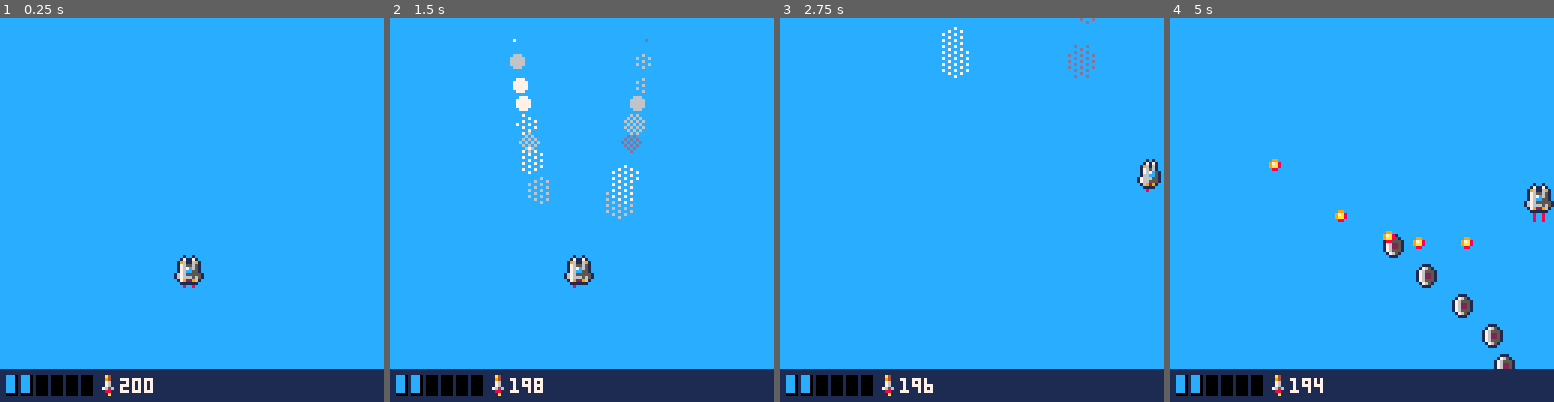
Above: before the commit, frames 1-4 (left to right).
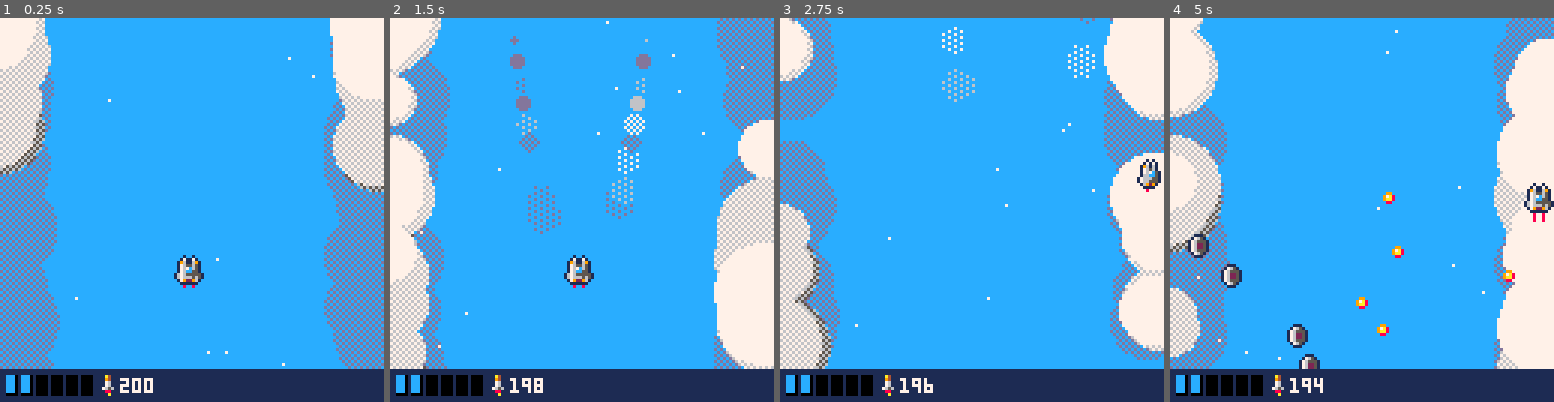
Above: after the commit, the same moments.

Repository: kadoyan/pico-8_shooting
Game: PICO-8 cartridge v_shooting.p8
Two runs of this game, one before a commit and one after it. Both use one fixed random seed, a clock stepped at 60 frames per second and the inputs below.
Inputs:
- Up to frame 1 (0.25 s): no input
- Up to frame 2 (1.5 s): tap X (X key) at 0.33, 1.07 s; tap O (Z key) at 0.7 s
- Up to frame 3 (2.75 s): hold Right 1.6-2.1 s; tap O (Z key) at 1.7, 2.1, 2.5 s; tap X (X key) at 1.85 s; hold Up 2.15-2.42 s; hold Right from 2.47 s (still down)
- Up to frame 4 (5 s): tap O (Z key) every 0.4 s from 2.9 to 4.9 s; tap X (X key) at 2.97, 4.08 s; release Right at 3.03 s; hold Left 3.08-3.58 s; hold Down 3.63-3.97 s; hold Right 4.02-4.68 s; hold Up from 4.73 s (still down)

The runs differ from the first frame. In frame 1, 17% of the frame differs, in the area x 0-100%, y 0-92%; in frame 2, 22%; in frame 3, 19%; in frame 4, 24%.

Commit message:
雲追加

Diff:
--- a/v_shooting.p8
+++ b/v_shooting.p8
@@ -23,19 +23,26 @@
 	"00602,00A02,01002,01402,01A04,01B04,01C04,01D04,01E04,01F04,02004,02104,02204,02304,02404,02504,02604,02704,02804,029 …(393 unchanged characters)…
 	}
 	em_list={}
+	--bg
 end
 
 function _init()
-	poke(0x5F2D,0x1)
+	-- poke(0x5F2D,0x1)
 	game_width=127
-	game_center=flr(game_width/2)
+	game_center=game_width\2
 	game_bottom=117
+	stage=1
 	srand(114)
 	game_init()
 	player = player_obj()
 	player:new()
 	status = game_status()
 	status:new(player)
+	bgcolor={
+		12,0
+	}
+	bg_particles={}
+	bg_clouds=nil
 end
 -- MARK: Update
 function _update60()
@@ -45,6 +52,27 @@
 			em_list=split(all_em_list[1],",",false)
 		end
 	end
+	-- make bg particles
+	if #bg_particles==0 then
+		for i=1,30 do
+			local particle=bgparticle()
+			local c
+			if stage==1 then
+				c=rnd({7,12})
+			elseif stage==2 then
+				c=rnd({7,6,5,13})
+			end
+			particle:new(bg_particles,c)
+		end
+	end
+	if bg_clouds==nil and stage==1 then
+		bg_clouds=bgcloud()
+		bg_clouds:new(20)
+		-- for i=1,30 do
+		-- 	local cloud=bgcloud()
+		-- 	cloud:new(bg_clouds)
+		-- end
+	end
 
 	g_time+=1
 	if g_time%30==0 then
@@ -60,6 +88,13 @@
 	for s in all(smokes) do
 		s:update()
 	end
+	for p in all(bg_particles) do
+		p:update()
+	end
+	-- for c in all(bg_clouds) do
+	-- 	c:update()
+	-- end
+	bg_clouds:update()
 
 	-- MARK: show enemy number
 	-- local key = stat(31)
@@ -103,8 +138,16 @@
 
 -- MARK: Draw
 function _draw()
-	cls(12)
+	-- cls(12)
+	cls(bgcolor[stage])
 	camera()
+	for p in all(bg_particles) do
+		p:draw()
+	end
+	-- for c in all(bg_clouds) do
+	-- 	c:draw()
+	-- end
+	bg_clouds:draw()
 	if player.hit>10 then
 		camera(rnd({1,-1}),rnd({1,-1}))
 	end
@@ -131,8 +174,8 @@
 	end
 	player:draw()
 	status:draw()
-	-- print("idx:"..em_index,1,1,7)
-	-- print("time:"..time())
+	-- print("bgp:"..#bg_particles,1,1,7)
+	-- print("time:"..bg_particles[1].y)
 	-- if em_msg[2]>0 then
 	-- 	color(8)
 	-- 	print(em_msg[1].." added")
@@ -523,17 +566,21 @@
 -- MARK:collision
 function collision(a,b)
 	if a!=nil and b!=nil then
-		local x1_1, y1_1, x2_1, y2_1 = unpack(a.box)
-		local x1_2, y1_2, x2_2, y2_2 = unpack(b.box)
-		local result = not (x2_1 < x1_2 or x1_1 > x2_2 or y2_1 < y1_2 or y1_1 > y2_2)
-		local atk
-		if a.atk!=nil then atk=a.atk end
-		if b.atk!=nil then atk=b.atk end
-		if result then
-			if a.hp!=nil then a.hp-=atk end
-			if b.hp!=nil then b.hp-=atk end
-		end
-		return result
+		if a.y>-4 and b.y>-4 then
+			local x1_1, y1_1, x2_1, y2_1 = unpack(a.box)
+			local x1_2, y1_2, x2_2, y2_2 = unpack(b.box)
+			local result = not (x2_1 < x1_2 or x1_1 > x2_2 or y2_1 < y1_2 or y1_1 > y2_2)
+			local atk
+			if a.atk!=nil then atk=a.atk end
+			if b.atk!=nil then atk=b.atk end
+			if result then
+				if a.hp!=nil then a.hp-=atk end
+				if b.hp!=nil then b.hp-=atk end
+			end
+			return result
+		else
+			return false
+		end
 	else
 		return false
 	end
@@ -597,7 +644,7 @@
 end
 function em_turn(p)
 	p.dx=0
-	if p.y>70 then
+	if p.y>50 then
 		if p.dir==nil then
 			if p.x>player.x then
 				p.dir=-.75
@@ -829,7 +876,7 @@
 		e:new(enemies,id,x,-16)
 	elseif id==1 then
 		local x=rnd({22,game_width-30})
-		for n=1,3 do
+		for n=1,4 do
 			local e=enemy()
 			e:new(enemies,id,x,-10*n)
 			set_item(e,n,3)
@@ -844,7 +891,7 @@
 	elseif id==3 then
 		local x,y,dir=
 		(player.x>game_center) and -8 or game_width,
-		max(10,player.y-30),
+		max(10,player.y-70),
 		(player.x>game_center) and -1 or 1
 		for n=1,5 do
 			local e=enemy()
@@ -939,6 +986,94 @@
 -- 	end
 -- 	return merge
 -- end
+-->8
+-- background
+function bgparticle()
+	return {
+		new = function(self,tbl,c)
+			self.x,self.y,
+			self.sp,self.c=
+			rnd(120)+4,rnd(120)+4,
+			rnd(1),c
+			add(tbl,self)
+		end,
+		update = function(self)
+			self.y+=self.sp
+			if self.y>128 then
+				self.y=0
+			end
+		end,
+		draw = function(self)
+			pset(self.x,self.y,self.c)
+		end,
+	}
+end
+
+function bgcloud()
+	return {
+		new = function(self,n)
+			self.tbl,self.shadows,self.n={},{},n
+			for i=1,n*2 do
+				add(self.shadows,{
+					x=0,
+					y=rnd(120),
+					r=rnd(8)+8,
+					dir=rnd({1,-1}),
+					sp=rnd(0.5)+0.5
+				})
+			end
+		end,
+		update = function(self)
+			for shadow in all(self.shadows) do
+				shadow.y+=shadow.sp
+				if shadow.y>game_bottom+shadow.r then
+					shadow.y=-shadow.r
+				end
+			end
+			if #self.tbl < self.n then
+				local newcloud = {}
+				newcloud.r,
+				newcloud.dir,
+				newcloud.sp
+				=
+				rnd(10)+8,
+				rnd({1,-1}),
+				rnd(2)+2
+
+				newcloud.y=-newcloud.r
+				add(self.tbl,newcloud)
+			end
+			for cloud in all(self.tbl) do
+				cloud.y+=cloud.sp
+				if cloud.y>game_bottom+cloud.r then
+					del(self.tbl,cloud)
+				end
+			end
+		end,
+		draw = function(self)
+			fillp(▒)
+			for shadow in all(self.shadows) do
+				local x=game_center+(game_center-4)*shadow.dir
+				circfill(x,shadow.y,shadow.r,13)
+			end
+			fillp(0b0101101001011010)
+			for n=1,#self.tbl do
+				local c = (n < #self.tbl/4) and 86 or 103
+				local cloud = self.tbl[n]
+				local x=game_center+game_center*cloud.dir
+				circfill(x,cloud.y,cloud.r,c)
+			end
+			for n=1,#self.tbl do
+				local c = (n < #self.tbl/2) and 103 or 119
+				local cloud = self.tbl[n]
+				local x=game_center+game_center*cloud.dir
+				local shift=cloud.r*.08
+				circfill(x-shift,cloud.y-shift,cloud.r-shift,c)
+			end
+			fillp()
+		end
+	}
+end
 __gfx__
 00000000007007000070700000070700000000000666666000000000000000000000000000766d000001100000aaa90000aaa900000000000000000000000000
 00000000096006900060790000960600000000006677775d0000000000766d0000766d0000782500001a41000acccd900a888290000000000000000000000000
